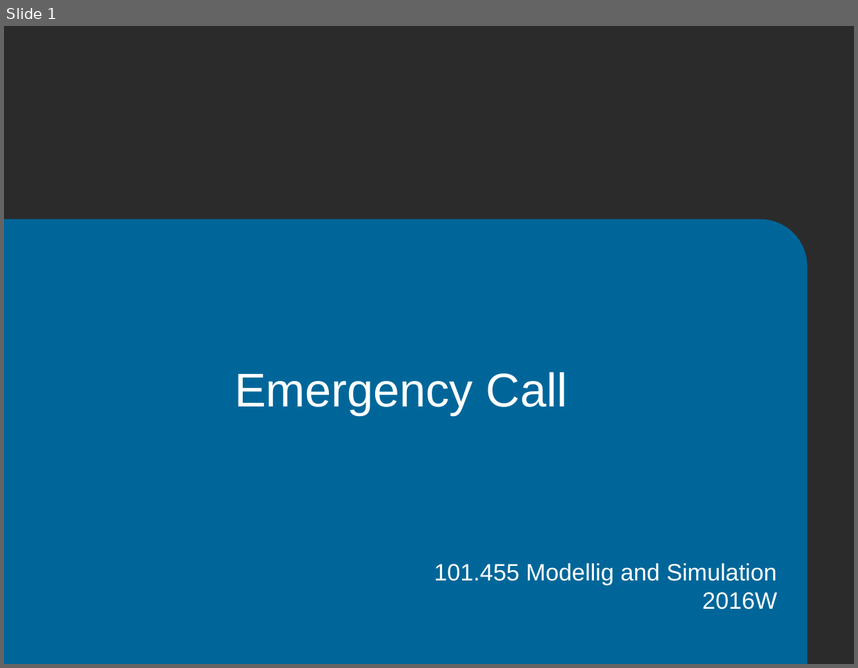
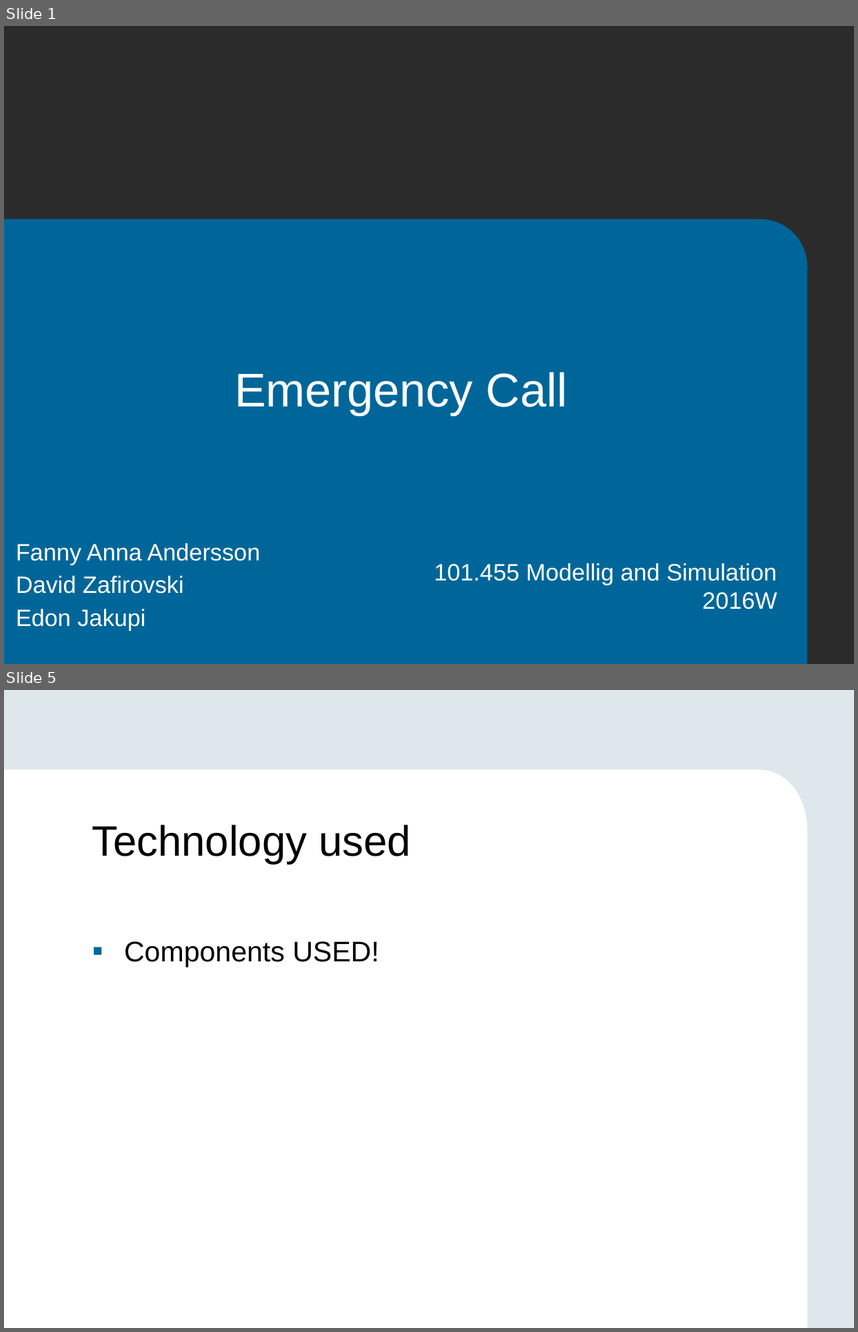
Before and after one commit to edonjakupi/MaS_Project, a slide deck: EmergencyCall_presentation.pptx. Shown one above the other, each under a label of ours: slide 1 before the commit, slides 1 and 5 after it; the slides between them are not shown. The pictures are 858x668 and 858x1332 pixels, drawn with LibreOffice and Linux fonts; fonts in the diff are those of the drawing; background and template pictures are left out; a plain dark background stands for a picture behind light text. Boxes give left, top, right and bottom in pixels: in the first picture for what was removed or moved away, otherwise in the second. Text is boxed around its words. In the diff, an @@ line names an element or a change of style, - is before the commit and + after.

```diff
--- a/EmergencyCall_presentation.pptx
+++ b/EmergencyCall_presentation.pptx
@@ slide 5 added at box(4, 690, 854, 1328), background #DEE7EC @@
@@ rectangle added at box(4, 770, 762, 1328), fill #FFFFFF @@
@@ ellipse added at box(713, 770, 807, 888), fill #FFFFFF @@
@@ title added at box(92, 825, 411, 864), 36 pt, text #000000 @@
+Technology used
@@ rectangle added at box(459, 828, 807, 1328), fill #FFFFFF @@
@@ text added at box(124, 941, 379, 967), 24 pt, text #000000 @@
+▪ Components USED!
@@ slide 1 changed as well @@
@@ text added at box(16, 543, 261, 630), 20 pt, text #FFFFFF @@
+Fanny Anna Andersson
+David Zafirovski
+Edon Jakupi
```
Also in this commit, not shown: 5 other slides added, 1 slide removed.
